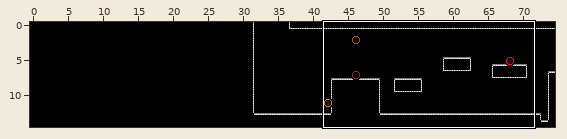
An edit to a level. LDtk project, source/Levels/World.ldtk. The first picture is a wide view before the edit; the outline marks the close-up.
Close-up. Old version:
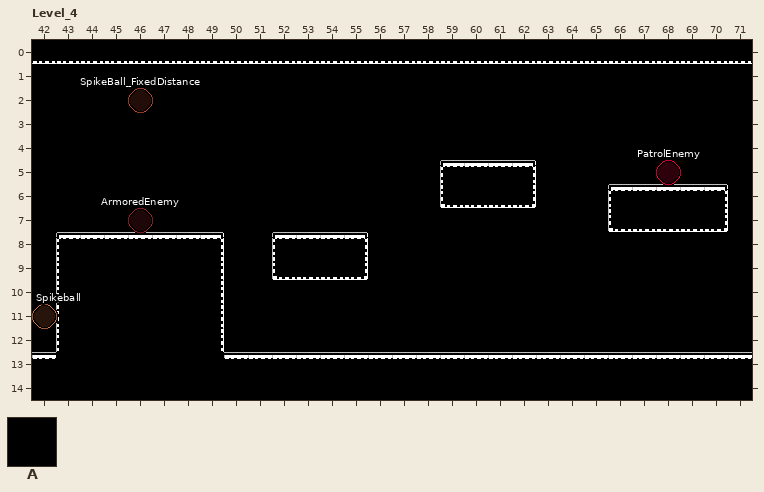
Cells are 16x16 px. Shown: Level_4 x 42..71, y 0..14. The commit also changed other parts of the map, which this record leaves out.
Key: from "Walls": A 1 "solid".
_ is an empty cell.
Objects are placed by their top-left corner, in cells (3,4 is the top-left corner of cell 3,4); size is 1x1 cell unless given.
Layer "Walls" before, first column x 42:
 0 AAAAAAAAAAAAAAAAAAAAAAAAAAAAAA
 1 ______________________________
 2 ______________________________
 3 ______________________________
 4 ______________________________
 5 _________________AAAA_________
 6 _________________AAAA___AAAAA_
 7 ________________________AAAAA_
 8 _AAAAAAA__AAAA________________
 9 _AAAAAAA__AAAA________________
10 _AAAAAAA______________________
11 _AAAAAAA______________________
12 _AAAAAAA______________________
13 AAAAAAAAAAAAAAAAAAAAAAAAAAAAAA
14 AAAAAAAAAAAAAAAAAAAAAAAAAAAAAA
Objects on layer "Entities" before:
"ArmoredEnemy" ellipse at 46,7
"Spikeball" ellipse at 42,11
"PatrolEnemy" ellipse at 68,5
"SpikeBall_FixedDistance" ellipse at 46,2
After:
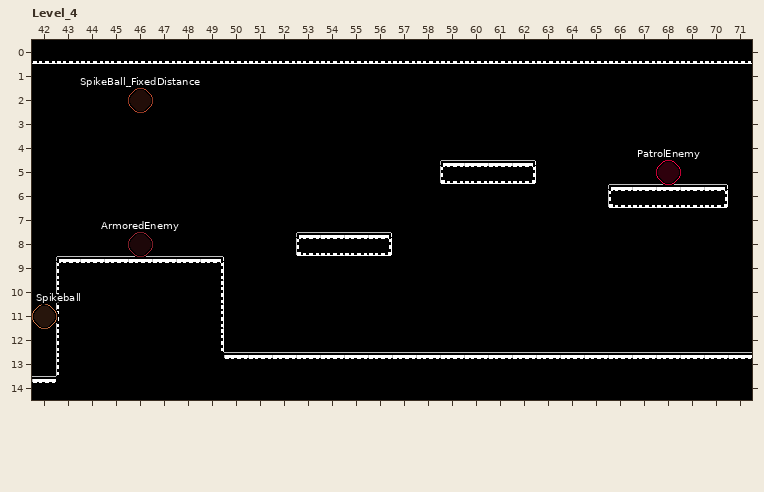
Edits made:
Changed rows in their new state; . is an unchanged cell.
Layer "Walls":
first column x 43:
 6 ................____........
 7 ......................._____
 8 _______.._...A..............
 9 .........____...............
first column x 42:
13 _
Layer "Entities":
changed: "ArmoredEnemy" ellipse at 46,7 -> "ArmoredEnemy" ellipse at 46,8
